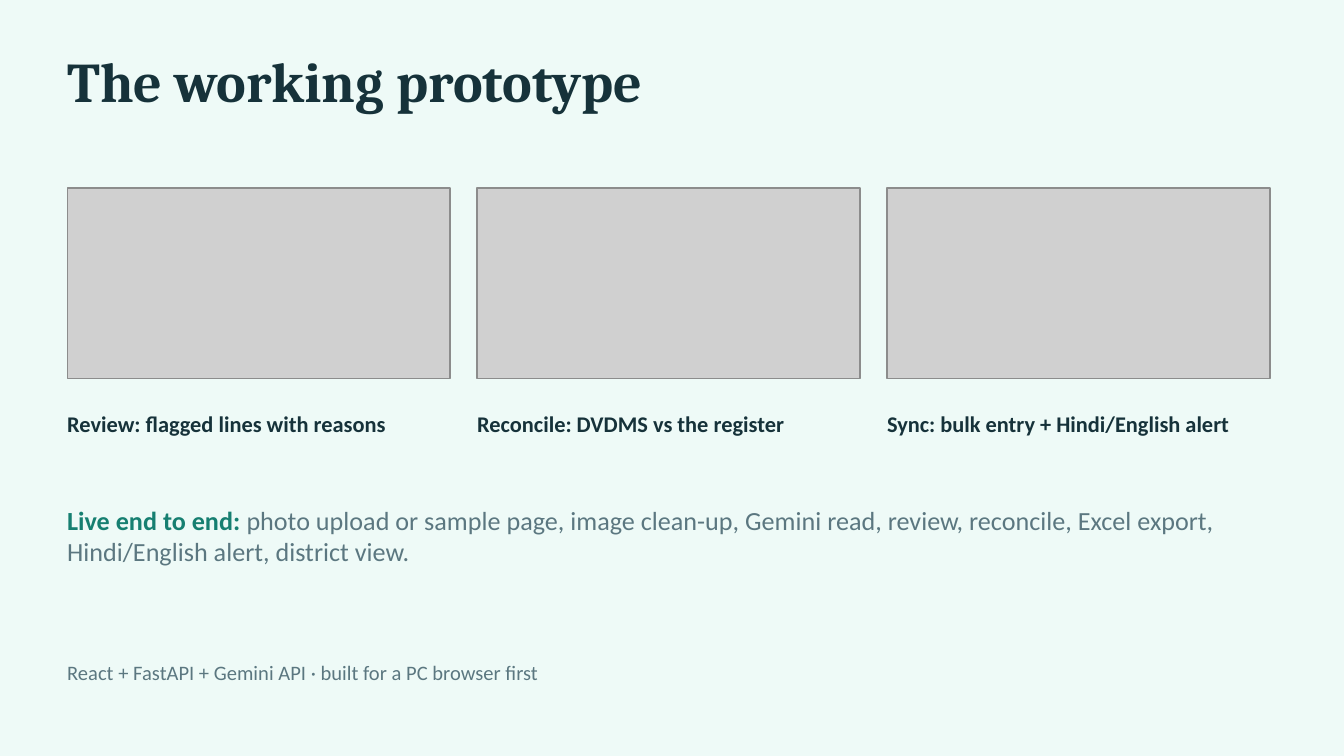
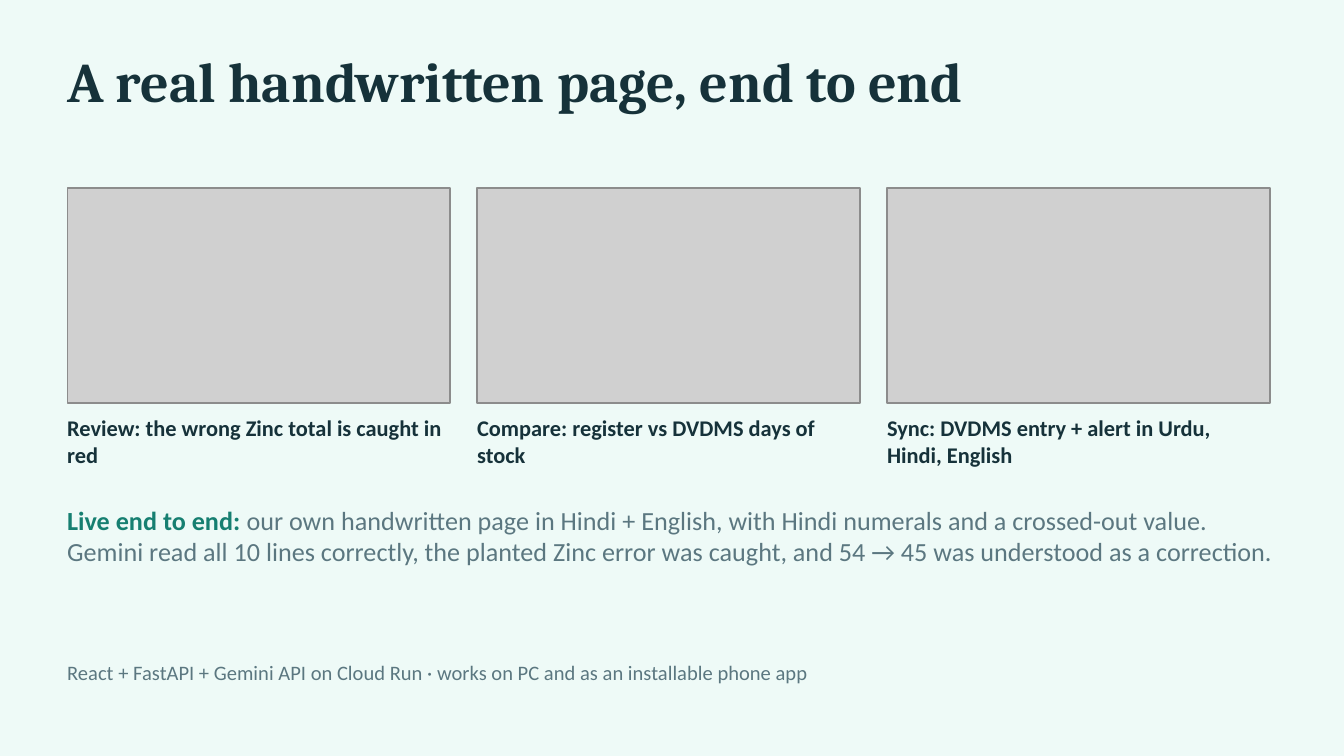
Before and after one commit to maurya-aryan/register-lens, a slide deck: slide 5 of docs/deck/Register-Lens-pitch-deck.pptx. Drawn at 1344x756 pixels with LibreOffice and Linux fonts; fonts in the diff are those of the drawing; grey boxes stand for pictures. Boxes give left, top, right and bottom in pixels: in the first picture for what was removed or moved away, otherwise in the second. Text is boxed around its words. In the diff, an @@ line names an element or a change of style, - is before the commit and + after.

```diff
--- a/docs/deck/Register-Lens-pitch-deck.pptx
+++ b/docs/deck/Register-Lens-pitch-deck.pptx
@@ text at (x1=67, y1=63, x2=962, y2=115): text changed @@
-The working prototype
+A real handwritten page, end to end
@@ picture resized from (x1=67, y1=188, x2=450, y2=379) to (x1=67, y1=188, x2=450, y2=403) @@
@@ picture resized from (x1=477, y1=188, x2=860, y2=379) to (x1=477, y1=188, x2=860, y2=403) @@
@@ picture resized from (x1=887, y1=188, x2=1270, y2=379) to (x1=887, y1=188, x2=1270, y2=403) @@
@@ text at (x1=67, y1=420, x2=441, y2=463): text changed @@
-Review: flagged lines with reasons
+Review: the wrong Zinc total is caught in red
@@ text at (x1=477, y1=420, x2=815, y2=463): text changed @@
-Reconcile: DVDMS vs the register
+Compare: register vs DVDMS days of stock
@@ text at (x1=887, y1=420, x2=1210, y2=467): text changed @@
-Sync: bulk entry + Hindi/English alert
+Sync: DVDMS entry + alert in Urdu, Hindi, English
@@ text at (x1=67, y1=511, x2=1271, y2=566): text changed @@
-Live end to end: photo upload or sample page, image clean-up, Gemini read, review, reconcile, Excel export, Hindi/English alert, district view.
+Live end to end: our own handwritten page in Hindi + English, with Hindi numerals and a crossed-out value. Gemini read all 10 lines correctly, the planted Zinc error was caught, and 54 → 45 was understood as a correction.
@@ text at (x1=67, y1=666, x2=807, y2=684): text changed @@
-React + FastAPI + Gemini API · built for a PC browser first
+React + FastAPI + Gemini API on Cloud Run · works on PC and as an installable phone app
```
Also in this commit, not shown: 1 other slide changed, 21 other files.
